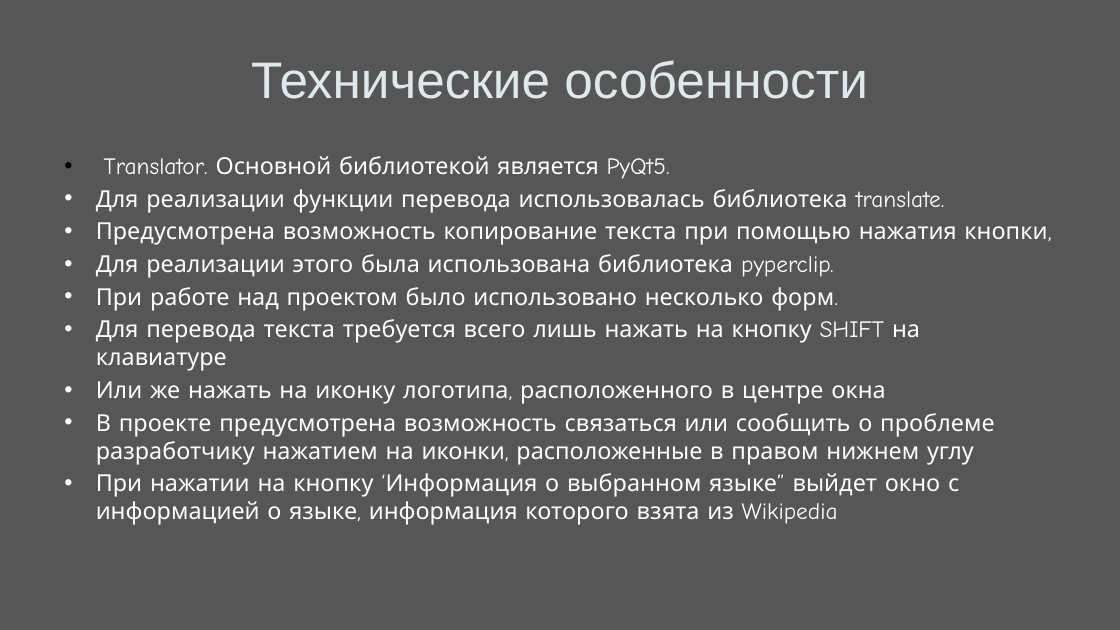
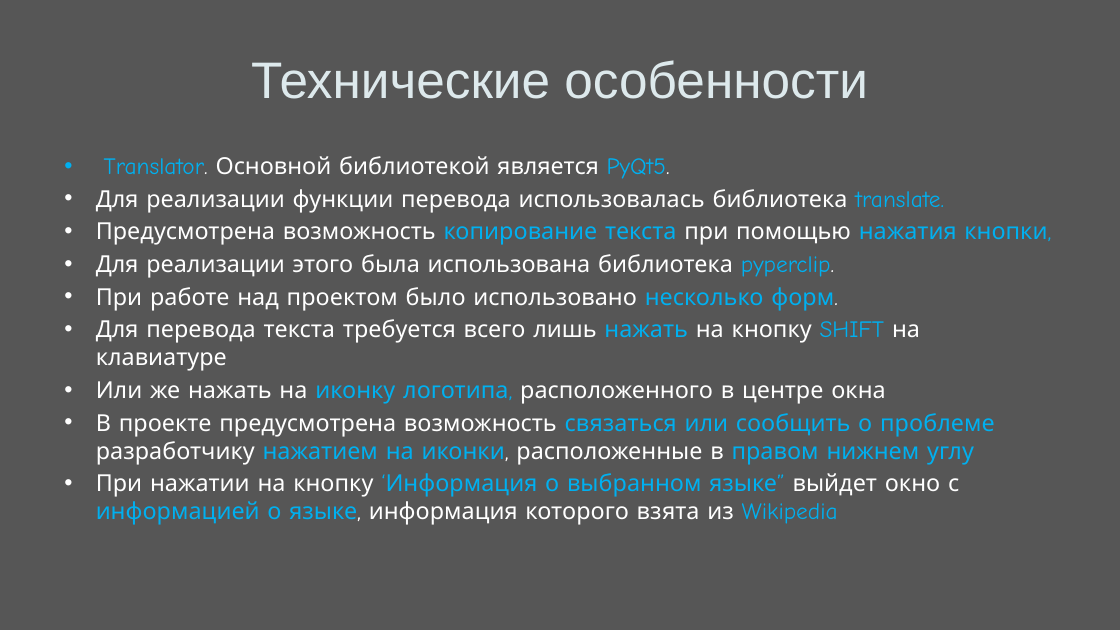
Before and after one commit to khairullovruslan/TranslatorProject, a slide deck: slide 5 of Защита/Translator.pptx. Drawn at 1120x630 pixels with LibreOffice and Linux fonts; fonts in the diff are those of the drawing. Boxes give left, top, right and bottom in pixels: in the first picture for what was removed or moved away, otherwise in the second. Text is boxed around its words. In the diff, an @@ line names an element or a change of style, - is before the commit and + after.

```diff
--- a/Защита/Translator.pptx
+++ b/Защита/Translator.pptx
@@ text "Translator. Основной библиотекой является PyQt5." at (x1=96, y1=156, x2=1047, y2=525): text colour #FFFFFF to #00B0F0 in "Translator. PyQt5.", "translate.", "копирование текста нажатия кнопки,", "pyperclip." and 5 more places @@
```
Also in this commit, not shown: 3 other slides changed, 2 slides added, 16 other files.
